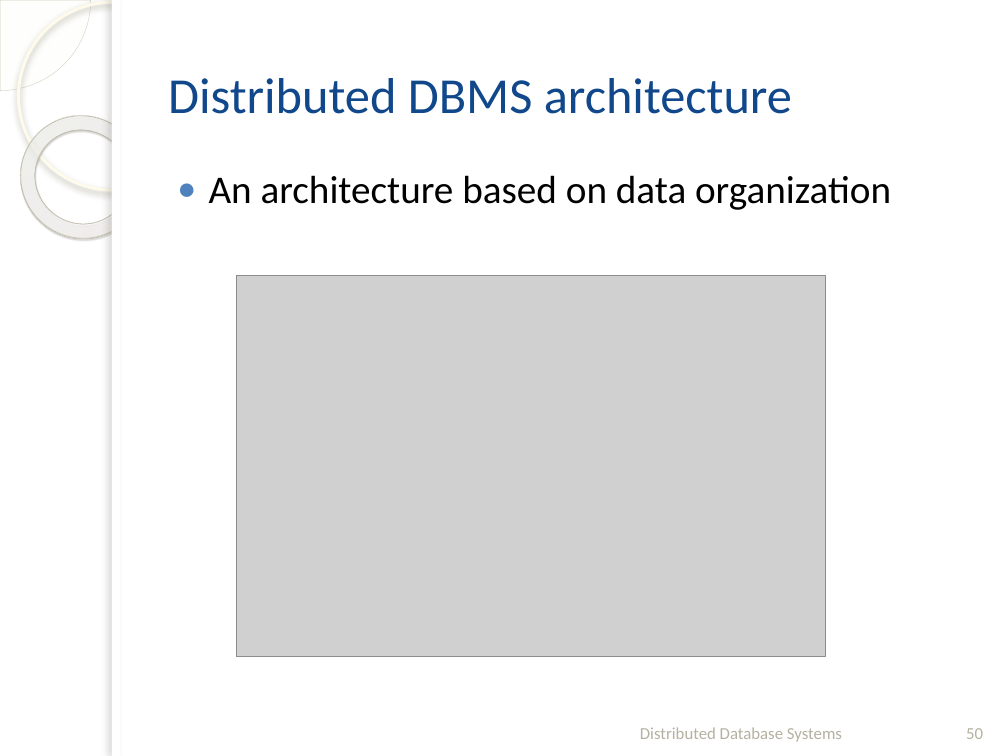
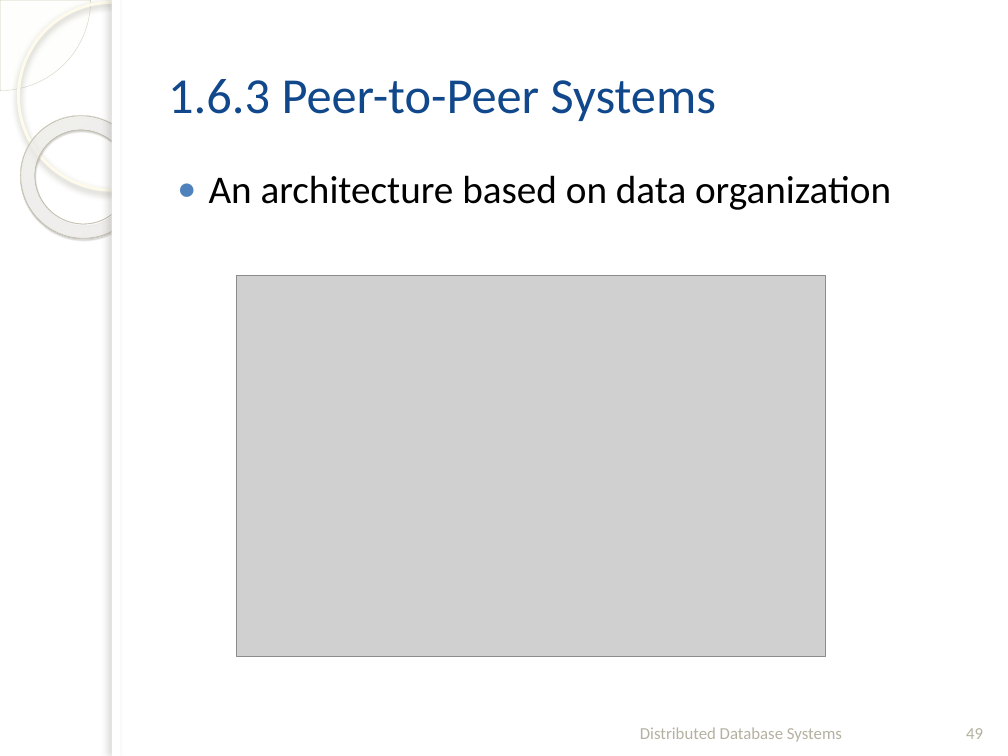
Before and after one commit to fanju1984/ddb, a slide deck: slide 49 of Fall_2020/Slides/01-Introduction.pptx (slide 50 before the commit). Drawn at 1008x756 pixels with LibreOffice and Linux fonts; fonts in the diff are those of the drawing; grey boxes stand for pictures; background and template pictures are left out. Boxes give left, top, right and bottom in pixels: in the first picture for what was removed or moved away, otherwise in the second. Text is boxed around its words. In the diff, an @@ line names an element or a change of style, - is before the commit and + after.

```diff
--- a/Fall_2020/Slides/01-Introduction.pptx
+++ b/Fall_2020/Slides/01-Introduction.pptx
@@ title at (x1=168, y1=79, x2=716, y2=121): text changed; text colour #11478B to #11488B @@
-Distributed DBMS architecture
+1.6.3 Peer-to-Peer Systems
@@ page number at (x1=966, y1=728, x2=983, y2=739): text changed @@
-50
+49
```
Also in this commit, not shown: 13 other slides changed, 9 slides added, 7 slides removed, 7 other files.
